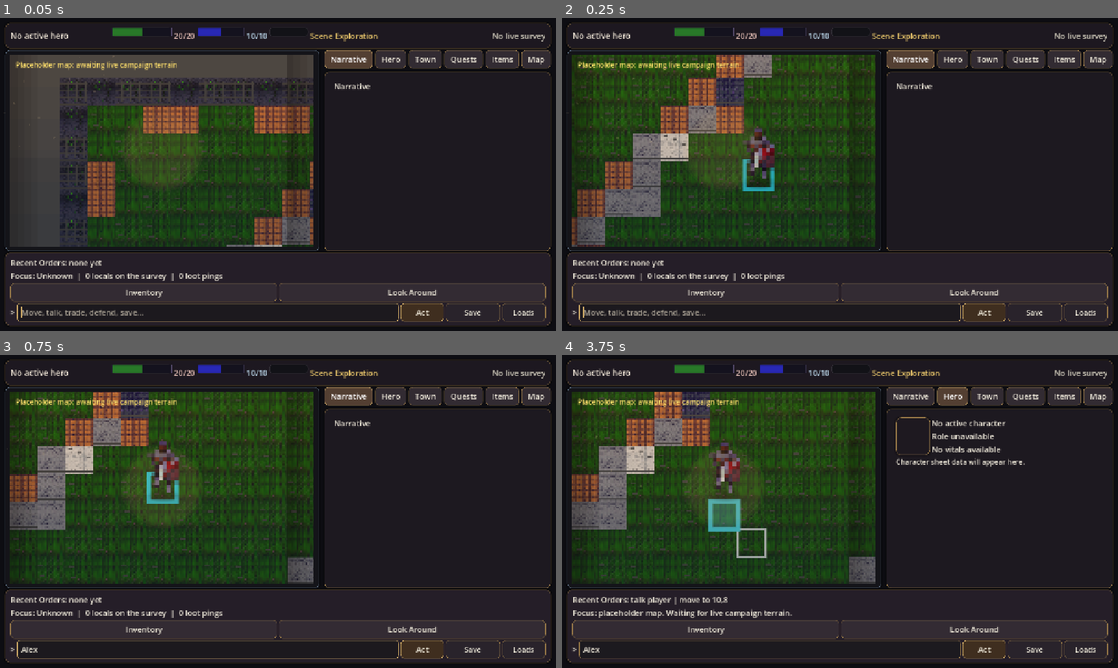
Above: before the commit, frames 1-4 (two rows, left to right).
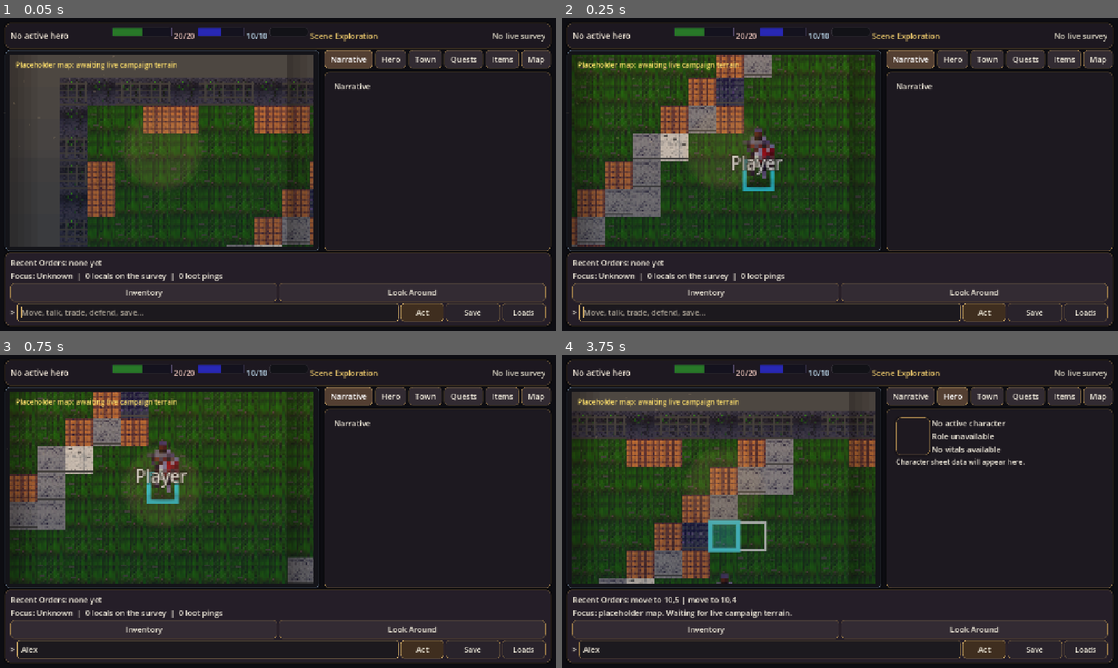
Above: after the commit, the same moments.

Repository: msbel5/ember-rpg
Game: Godot game, scene res://scenes/game_session.tscn
Two runs of this game, one before a commit and one after it. Both use one fixed random seed, a clock stepped at 60 frames per second and the inputs below. This scene is started directly instead of the project's main scene.
Inputs (mouse positions are in pixels of both pictures, inside the frame that each line leads up to):
- Up to frame 1 (0.05 s): no input
- Up to frame 2 (0.25 s): no input
- Up to frame 3 (0.75 s): click (205, 649) at 0.52 s; type "Alex" at 0.6 s
- Up to frame 4 (3.75 s): click "Narrative" at 1.25 s; tap Enter at 2 s; drag from (723, 486) to (895, 442) at 2.02 s; click "Hero" at 2.75 s; drag from (728, 527) to (812, 574) at 3.52 s

Frame 1 is identical in both runs. In frame 2, 0.3% of the frame differs, in the area x 30-40%, y 44-51%; in frame 3, 0.3%; in frame 4, 20%, in the area x 1-57%, y 11-80%.

Commit message:
feat(ux): add right-click context menu, camera controls, entity labels
world_view.gd:
- Right-click context menu for entities (Talk/Examine/Attack/Pickpocket)
  and ground (Move/Search/Rest)
- Middle-mouse drag for camera panning
- Edge scroll when mouse near viewport borders (20px margin, 200px/s)
- Home key re-centers camera on player position

entity_layer.gd:
- Name labels above all entities (except furniture)
- Color-coded: gold for NPCs, red for enemies, green for items, white for player
- 2px black outline for readability on any background

Co-Authored-By: Claude Opus 4.6 (1M context) <noreply@anthropic.com>

Diff:
--- a/godot-client/scripts/world/entity_layer.gd
+++ b/godot-client/scripts/world/entity_layer.gd
@@ -163,8 +163,33 @@
 	actor.add_child(sprite)
 	_apply_actor_visual(actor, entry, Vector2.ZERO)
 
+	# Name label above entity
+	var entity_name = str(entry.get("name", "")).strip_edges()
+	if not entity_name.is_empty() and bucket != "furniture":
+		var name_label = Label.new()
+		name_label.name = "NameLabel"
+		name_label.text = entity_name
+		name_label.horizontal_alignment = HORIZONTAL_ALIGNMENT_CENTER
+		name_label.position = Vector2(-40, -14)
+		name_label.size = Vector2(80, 16)
+		name_label.add_theme_font_size_override("font_size", 10)
+		name_label.add_theme_color_override("font_color", _name_label_color(bucket))
+		name_label.add_theme_color_override("font_outline_color", Color(0, 0, 0, 0.8))
+		name_label.add_theme_constant_override("outline_size", 2)
+		name_label.mouse_filter = Control.MOUSE_FILTER_IGNORE
+		actor.add_child(name_label)
+
 	add_child(actor)
 	return actor
+
+
+func _name_label_color(bucket: String) -> Color:
+	match bucket:
+		"player": return Color(1.0, 1.0, 1.0)
+		"npc": return Color(0.80, 0.68, 0.26)
+		"enemy": return Color(0.96, 0.30, 0.30)
+		"item": return Color(0.40, 0.85, 0.40)
+		_: return Color(0.70, 0.70, 0.70)
 
 
 func _create_marker(kind: String, tile_position: Vector2i) -> void:
--- a/godot-client/scripts/world/world_view.gd
+++ b/godot-client/scripts/world/world_view.gd
@@ -81,34 +81,152 @@
 	_set_focus_actions(_default_focus_actions())
 
 
+var _context_menu: PopupMenu
+var _context_target_entity: Dictionary = {}
+var _context_target_tile: Vector2i = Vector2i.ZERO
+var _is_camera_dragging: bool = false
+var _camera_drag_start: Vector2 = Vector2.ZERO
+const EDGE_SCROLL_MARGIN := 20.0
+const EDGE_SCROLL_SPEED := 200.0
+const KEYBOARD_PAN_SPEED := 300.0
+
+
+func _process(delta: float) -> void:
+	_handle_edge_scroll(delta)
+	_handle_keyboard_pan(delta)
+
+
+func _handle_edge_scroll(delta: float) -> void:
+	if not is_visible_in_tree():
+		return
+	var mouse_pos = get_local_mouse_position()
+	var vp_size = size
+	var scroll_dir = Vector2.ZERO
+	if mouse_pos.x < EDGE_SCROLL_MARGIN and mouse_pos.x >= 0:
+		scroll_dir.x = -1.0
+	elif mouse_pos.x > vp_size.x - EDGE_SCROLL_MARGIN and mouse_pos.x <= vp_size.x:
+		scroll_dir.x = 1.0
+	if mouse_pos.y < EDGE_SCROLL_MARGIN and mouse_pos.y >= 0:
+		scroll_dir.y = -1.0
+	elif mouse_pos.y > vp_size.y - EDGE_SCROLL_MARGIN and mouse_pos.y <= vp_size.y:
+		scroll_dir.y = 1.0
+	if scroll_dir != Vector2.ZERO:
+		world_camera.position += scroll_dir * EDGE_SCROLL_SPEED * delta / world_camera.zoom.x
+
+
+func _handle_keyboard_pan(delta: float) -> void:
+	if not is_visible_in_tree():
+		return
+	var pan_dir = Vector2.ZERO
+	if Input.is_key_pressed(KEY_HOME):
+		var player_tile = GameState.player_map_pos
+		if player_tile != Vector2i.ZERO:
+			world_camera.position = Vector2(player_tile) * TileCatalog.TILE_SIZE + Vector2(TileCatalog.TILE_SIZE / 2.0, TileCatalog.TILE_SIZE / 2.0)
+		return
+	if pan_dir != Vector2.ZERO:
+		world_camera.position += pan_dir.normalized() * KEYBOARD_PAN_SPEED * delta / world_camera.zoom.x
+
+
 func _gui_input(event: InputEvent) -> void:
 	if event is InputEventMouseMotion:
+		if _is_camera_dragging:
+			world_camera.position -= event.relative / world_camera.zoom
+			accept_event()
+			return
 		_update_hover(event.position)
 		return
 
-	if event is InputEventMouseButton and event.pressed:
-		if event.button_index == MOUSE_BUTTON_LEFT:
-			var tile_position = _screen_to_tile(event.position)
-			if not _tile_in_bounds(tile_position):
-				return
-			if selection_layer.has_method("set_selected_tile"):
-				selection_layer.set_selected_tile(tile_position)
-			if selection_layer.has_method("flash_tile"):
-				selection_layer.flash_tile(tile_position)
-			var entity = entity_layer.get_entity_at_tile(tile_position)
-			_set_focus_summary(_focus_summary(tile_position, entity))
-			_set_focus_actions(_focus_actions_for(tile_position, entity))
-			if not entity.is_empty():
-				command_requested.emit(command_for_entity(entity))
-			else:
-				command_requested.emit(command_for_tile(tile_position))
+	if event is InputEventMouseButton:
+		# Middle mouse drag for camera pan
+		if event.button_index == MOUSE_BUTTON_MIDDLE:
+			_is_camera_dragging = event.pressed
+			if event.pressed:
+				_camera_drag_start = event.position
 			accept_event()
-		elif event.button_index == MOUSE_BUTTON_WHEEL_UP:
-			world_camera.zoom_in()
-			accept_event()
-		elif event.button_index == MOUSE_BUTTON_WHEEL_DOWN:
-			world_camera.zoom_out()
-			accept_event()
+			return
+
+		if event.pressed:
+			if event.button_index == MOUSE_BUTTON_LEFT:
+				var tile_position = _screen_to_tile(event.position)
+				if not _tile_in_bounds(tile_position):
+					return
+				if selection_layer.has_method("set_selected_tile"):
+					selection_layer.set_selected_tile(tile_position)
+				if selection_layer.has_method("flash_tile"):
+					selection_layer.flash_tile(tile_position)
+				var entity = entity_layer.get_entity_at_tile(tile_position)
+				_set_focus_summary(_focus_summary(tile_position, entity))
+				_set_focus_actions(_focus_actions_for(tile_position, entity))
+				if not entity.is_empty():
+					command_requested.emit(command_for_entity(entity))
+				else:
+					command_requested.emit(command_for_tile(tile_position))
+				accept_event()
+
+			elif event.button_index == MOUSE_BUTTON_RIGHT:
+				var tile_position = _screen_to_tile(event.position)
+				if not _tile_in_bounds(tile_position):
+					return
+				var entity = entity_layer.get_entity_at_tile(tile_position)
+				_show_context_menu(event.position, tile_position, entity)
+				accept_event()
+
+			elif event.button_index == MOUSE_BUTTON_WHEEL_UP:
+				world_camera.zoom_in()
+				accept_event()
+			elif event.button_index == MOUSE_BUTTON_WHEEL_DOWN:
+				world_camera.zoom_out()
+				accept_event()
+
+
+func _show_context_menu(screen_pos: Vector2, tile: Vector2i, entity: Dictionary) -> void:
+	if _context_menu != null:
+		_context_menu.queue_free()
+	_context_menu = PopupMenu.new()
+	_context_menu.name = "ContextMenu"
+	add_child(_context_menu)
+	_context_target_entity = entity
+	_context_target_tile = tile
+
+	if not entity.is_empty():
+		var entity_name = str(entity.get("name", "target")).strip_edges()
+		var bucket = str(entity.get("bucket", "npc"))
+		_context_menu.add_item("Talk to %s" % entity_name, 0)
+		_context_menu.add_item("Examine %s" % entity_name, 1)
+		if bucket == "enemy":
+			_context_menu.add_item("Attack %s" % entity_name, 2)
+		elif bucket == "npc":
+			_context_menu.add_item("Attack %s" % entity_name, 2)
+			_context_menu.add_item("Pickpocket %s" % entity_name, 3)
+		elif bucket == "item":
+			_context_menu.add_item("Pick up %s" % entity_name, 4)
+	else:
+		_context_menu.add_item("Move here", 10)
+		_context_menu.add_item("Search area", 11)
+		_context_menu.add_item("Rest", 12)
+		var tile_name = _tile_name_at(tile)
+		if not tile_name.is_empty() and tile_name in INTERACTIVE_TILE_NAMES:
+			_context_menu.add_item("Examine %s" % _display_tile_name(tile_name), 13)
+
+	_context_menu.id_pressed.connect(_on_context_menu_selected)
+	_context_menu.position = Vector2i(int(screen_pos.x) + int(global_position.x), int(screen_pos.y) + int(global_position.y))
+	_context_menu.popup()
+
+
+func _on_context_menu_selected(id: int) -> void:
+	var entity_name = str(_context_target_entity.get("name", "target")).strip_edges().to_lower()
+	match id:
+		0: command_requested.emit("talk %s" % entity_name)
+		1: command_requested.emit("examine %s" % entity_name)
+		2: command_requested.emit("attack %s" % entity_name)
+		3: command_requested.emit("pickpocket %s" % entity_name)
+		4: command_requested.emit("pick up %s" % entity_name)
+		10: command_requested.emit("move to %d,%d" % [_context_target_tile.x, _context_target_tile.y])
+		11: command_requested.emit("search area")
+		12: command_requested.emit("rest")
+		13:
+			var tile_name = _tile_name_at(_context_target_tile)
+			command_requested.emit("examine %s" % tile_name)
 
 
 func command_for_entity(entity: Dictionary) -> String:
